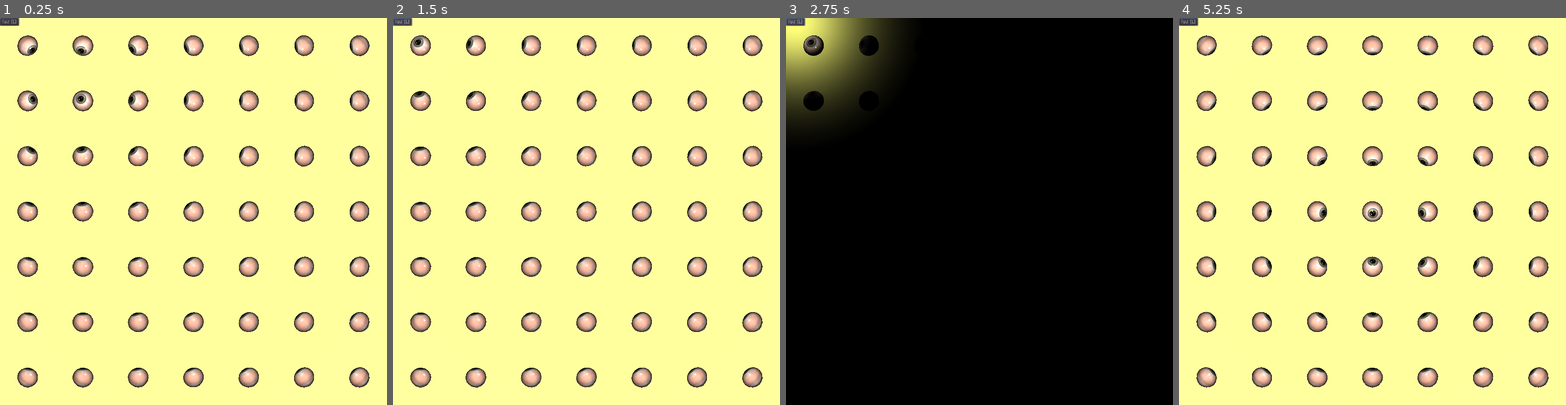
Above: before the commit, frames 1-4 (left to right).
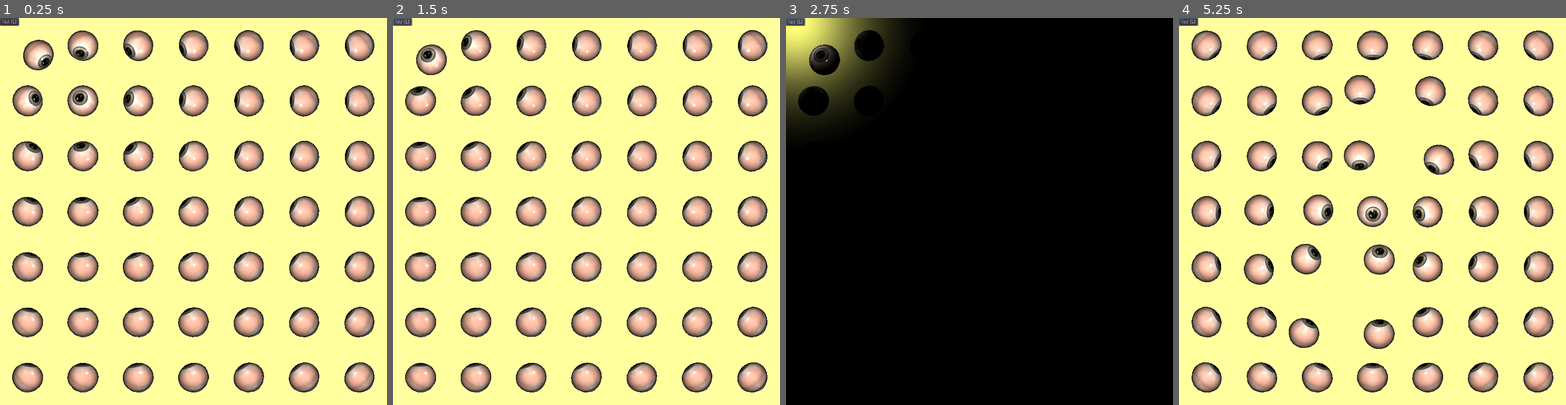
Above: after the commit, the same moments.

Repository: gilzoide/cursor-watcher-3d
Game: Godot game, scene res://Main.tscn
Two runs of this game, one before a commit and one after it. Both use one fixed random seed, a clock stepped at 60 frames per second and the inputs below.
Inputs (mouse positions are in pixels of both pictures, inside the frame that each line leads up to):
- Up to frame 1 (0.25 s): no input
- Up to frame 2 (1.5 s): click "luz (L)" at 0.5 s; click "luz (L)" at 1.25 s
- Up to frame 3 (2.75 s): click "luz (L)" at 2 s
- Up to frame 4 (5.25 s): tap Enter at 2.75 s; move the mouse to (1457, 192) at 2.77 s; hold L (toggle_lights) 2.78-3.53 s; move the mouse to (1295, 230) at 3.52 s; tap L (toggle_lights) at 3.6, 5.1 s; move the mouse to (1411, 126) at 4.27 s; hold L (toggle_lights) 4.28-5.03 s; move the mouse to (1353, 288) at 5.02 s

The runs differ from the first frame. In frame 1, 21% of the frame differs, in the area x 3-97%, y 3-97%; in frame 2, 21%; in frame 3, 1.3%; in frame 4, 22%.

Commit message:
Add some real time distancing from eyes to pointer

Diff:
--- a/Eye/Eye.gd
+++ b/Eye/Eye.gd
@@ -6,7 +6,12 @@
 export(float) var look_speed = 4
 var looking_at: Vector3
 
-func _init():
+export(float) var pointer_dist_squared = 1
+export(float) var distancing_factor = 0.6
+export(float) var distancing_speed = 4
+export(float) var distancing_back_speed = 2
+
+func _ready():
 	if pointer:
 		looking_at = pointer.global_transform.origin
 
@@ -15,3 +20,11 @@
 		var pointer_pos = pointer.global_transform.origin
 		looking_at = looking_at.linear_interpolate(pointer_pos, delta * look_speed)
 		look_at(looking_at, Vector3.DOWN)
+
+		var pos = global_transform.origin
+		pointer_pos.z = pos.z
+		if pos.distance_squared_to(pointer_pos) < pointer_dist_squared:
+			var going_to = (pos - pointer_pos) * distancing_factor
+			$MeshInstance.global_transform.origin = $MeshInstance.global_transform.origin.linear_interpolate(pos + going_to, delta * distancing_speed)
+		else:
+			$MeshInstance.global_transform.origin = $MeshInstance.global_transform.origin.linear_interpolate(pos, delta * distancing_back_speed)
--- a/Eye/Eye.tscn
+++ b/Eye/Eye.tscn
@@ -8,7 +8,7 @@
 script = ExtResource( 3 )
 
 [node name="MeshInstance" type="MeshInstance" parent="."]
-transform = Transform( -1, 0, -3.25841e-07, 0, 1, 0, 3.25841e-07, 0, -1, 0, 0, 0 )
+transform = Transform( -1.5, 0, -5.84122e-07, 0, 1.5, 0, 5.84122e-07, 0, -1.5, 0, 0, 0 )
 mesh = ExtResource( 1 )
 material/0 = ExtResource( 2 )
 material/1 = null
